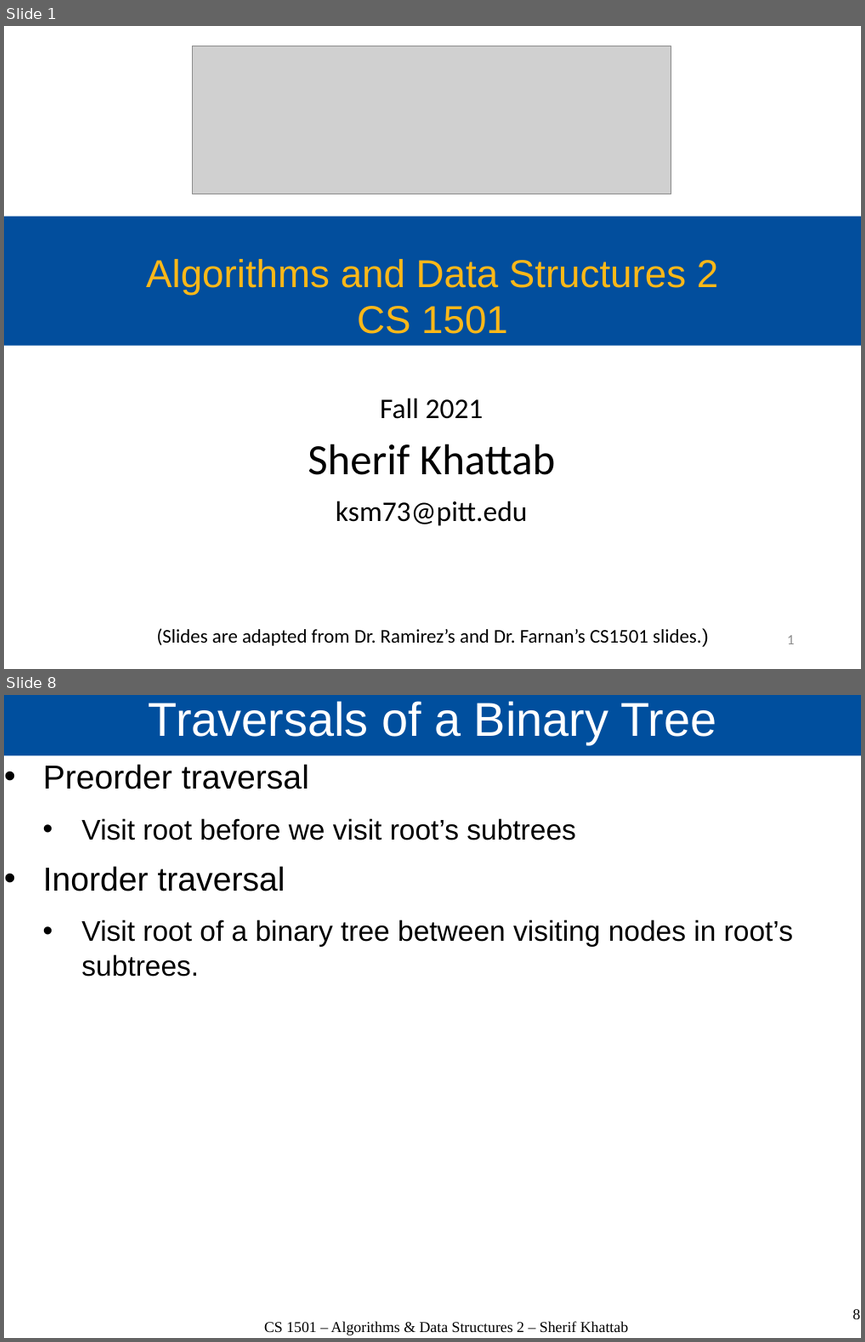
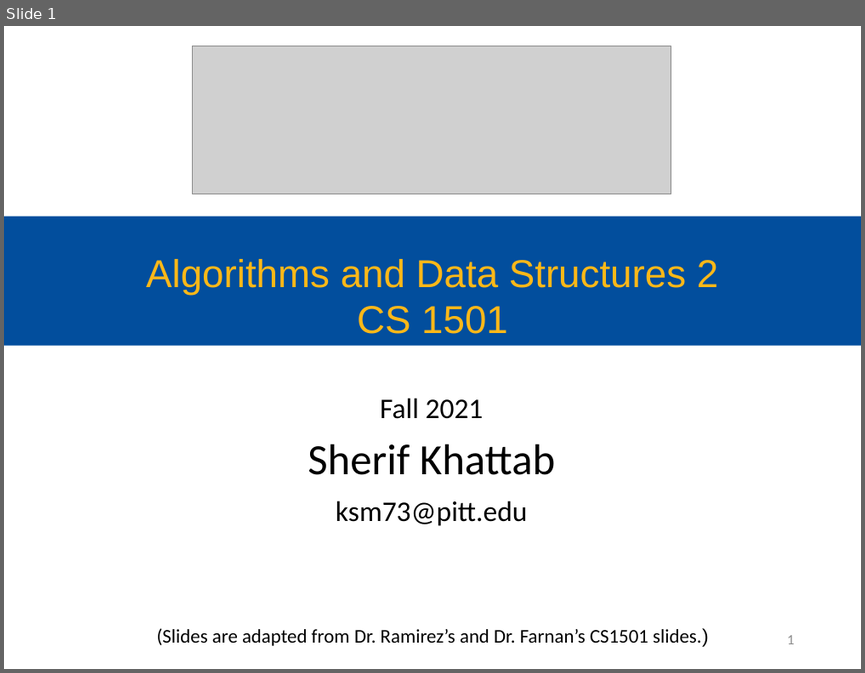
Before and after one commit to cs1501-2224/handouts, a slide deck: DraftSlides/Lecture5.pptx. Shown one above the other, each under a label of ours: slides 1 and 8 before the commit, slide 1 after it; the slides between them are not shown. The pictures are 865x1342 and 865x673 pixels, drawn with LibreOffice and Linux fonts; fonts in the diff are those of the drawing; grey boxes stand for pictures. Boxes give left, top, right and bottom in pixels: in the first picture for what was removed or moved away, otherwise in the second. Text is boxed around its words. In the diff, an @@ line names an element or a change of style, - is before the commit and + after.

```diff
--- a/DraftSlides/Lecture5.pptx
+++ b/DraftSlides/Lecture5.pptx
@@ slide 8 removed at (4,695,861,1338), background #FFFFFF @@
@@ title removed at (4,695,861,756) @@
-Traversals of a Binary Tree
@@ text removed at (43,764,793,976) @@
-• Preorder traversal
-  • Visit root before we visit root’s subtrees
-• Inorder traversal
-  • Visit root of a binary tree between visiting nodes in root’s subtrees.
@@ text removed at (264,1321,628,1335) @@
-CS 1501 – Algorithms & Data Structures 2 – Sherif Khattab
@@ page number removed at (852,1309,860,1319) @@
-8
```
Also in this commit, not shown: 4 slides changed, 1 slide added, 11 other slides removed, 2 other files.
